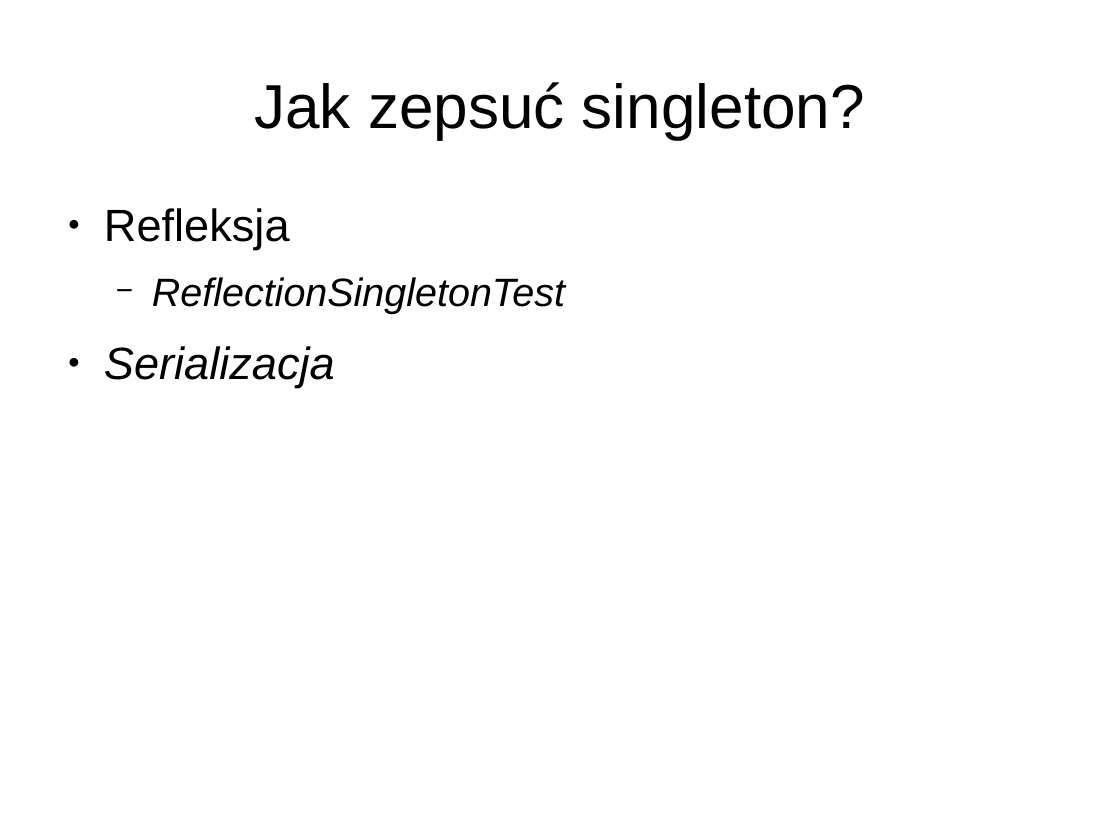
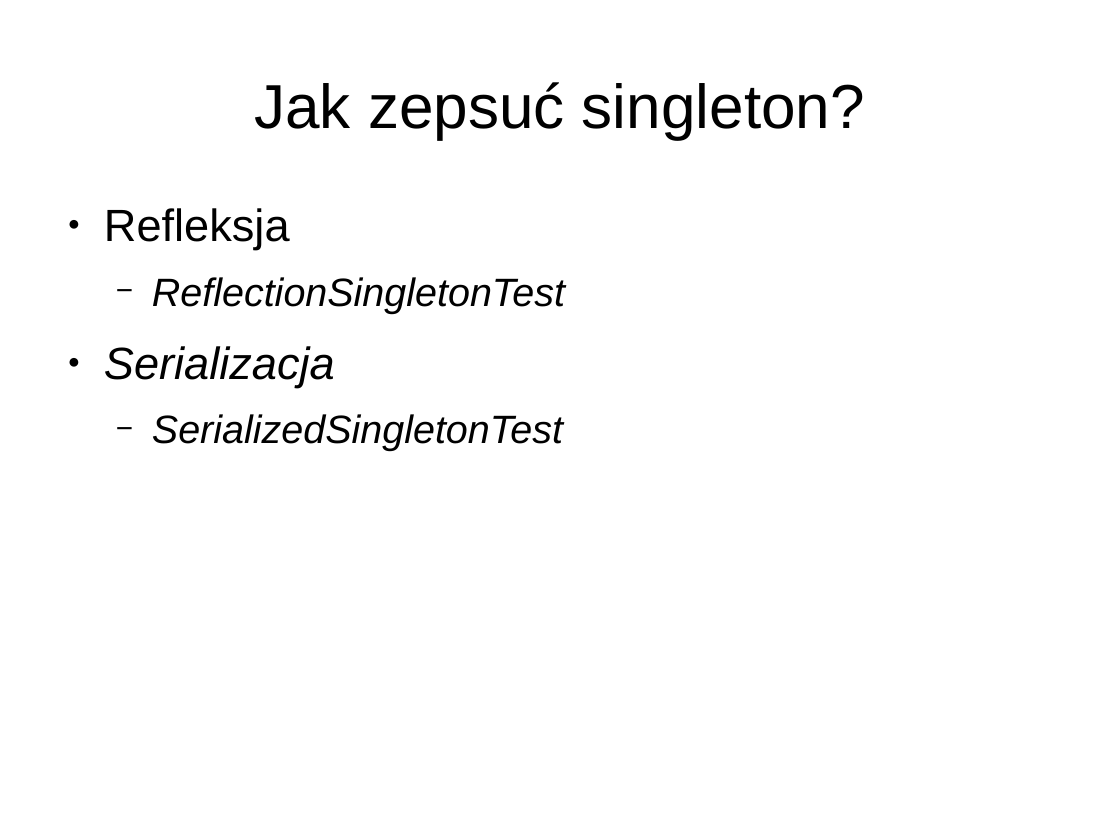
Before and after one commit to anicos/wzorce-projektowe-prezentacja, a slide deck: slide 24 of Part_1.odp (slide 21 before the commit). Drawn at 1120x840 pixels with LibreOffice and Linux fonts; fonts in the diff are those of the drawing. Boxes give left, top, right and bottom in pixels: in the first picture for what was removed or moved away, otherwise in the second. Text is boxed around its words. In the diff, an @@ line names an element or a change of style, - is before the commit and + after.

```diff
--- a/Part_1.odp
+++ b/Part_1.odp
@@ text at <box>152,414,563,451</box>: paragraph added @@
+  − SerializedSingletonTest
```
Also in this commit, not shown: 29 slides added, 1 other file.
